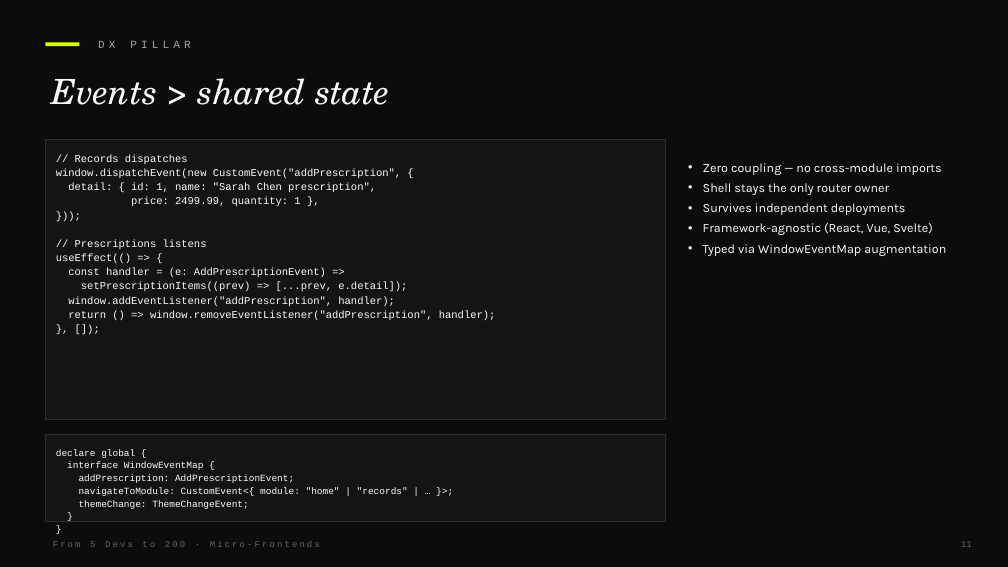
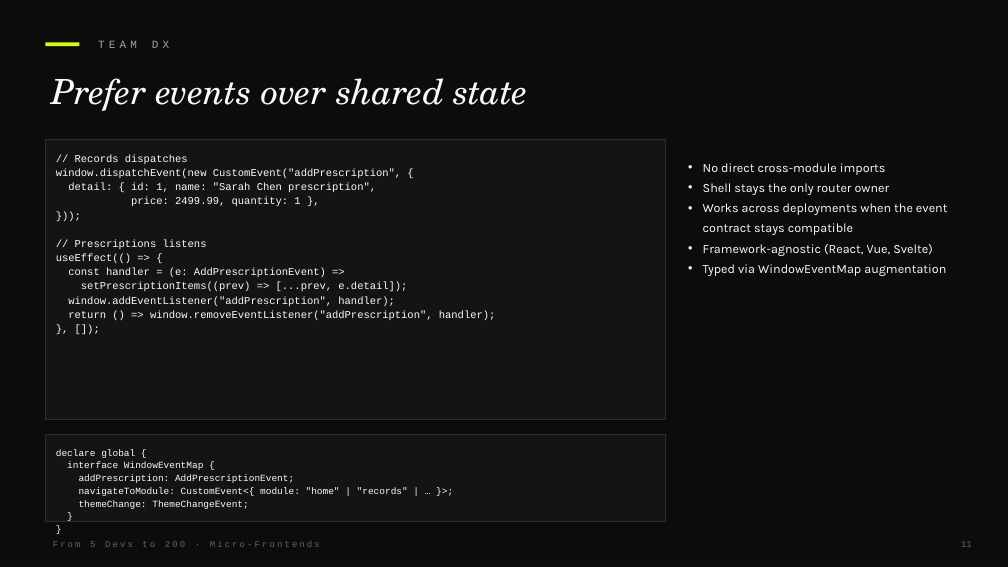
Before and after one commit to devlinduldulao/module-federation-demo, a slide deck: slide 11 of presentation/SLIDES.pptx. Drawn at 1008x567 pixels with LibreOffice and Linux fonts; fonts in the diff are those of the drawing. Boxes give left, top, right and bottom in pixels: in the first picture for what was removed or moved away, otherwise in the second. Text is boxed around its words. In the diff, an @@ line names an element or a change of style, - is before the commit and + after.

```diff
--- a/presentation/SLIDES.pptx
+++ b/presentation/SLIDES.pptx
@@ text at (98,40,169,48): text changed @@
-DX PILLAR
+TEAM DX
@@ text at (51,78,528,111): text changed @@
-Events > shared state
+Prefer events over shared state
@@ text at (703,163,886,175): text changed @@
-• Zero coupling — no cross-module imports
+• No direct cross-module imports
@@ text at (703,203,948,235): text changed @@
-• Survives independent deployments
+• Works across deployments when the event contract stays compatible
```
Also in this commit, not shown: 15 other slides changed, 7 other files.
